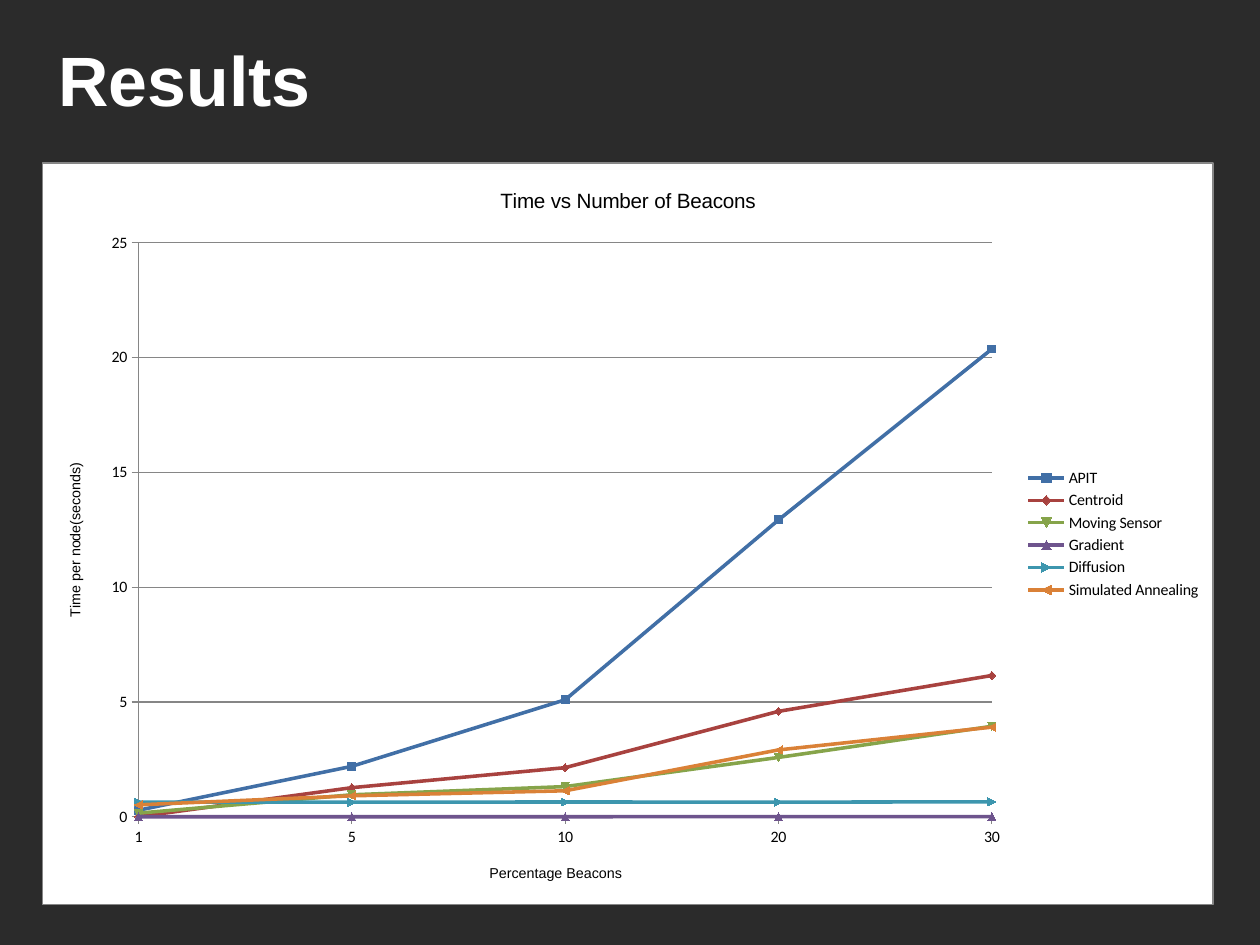
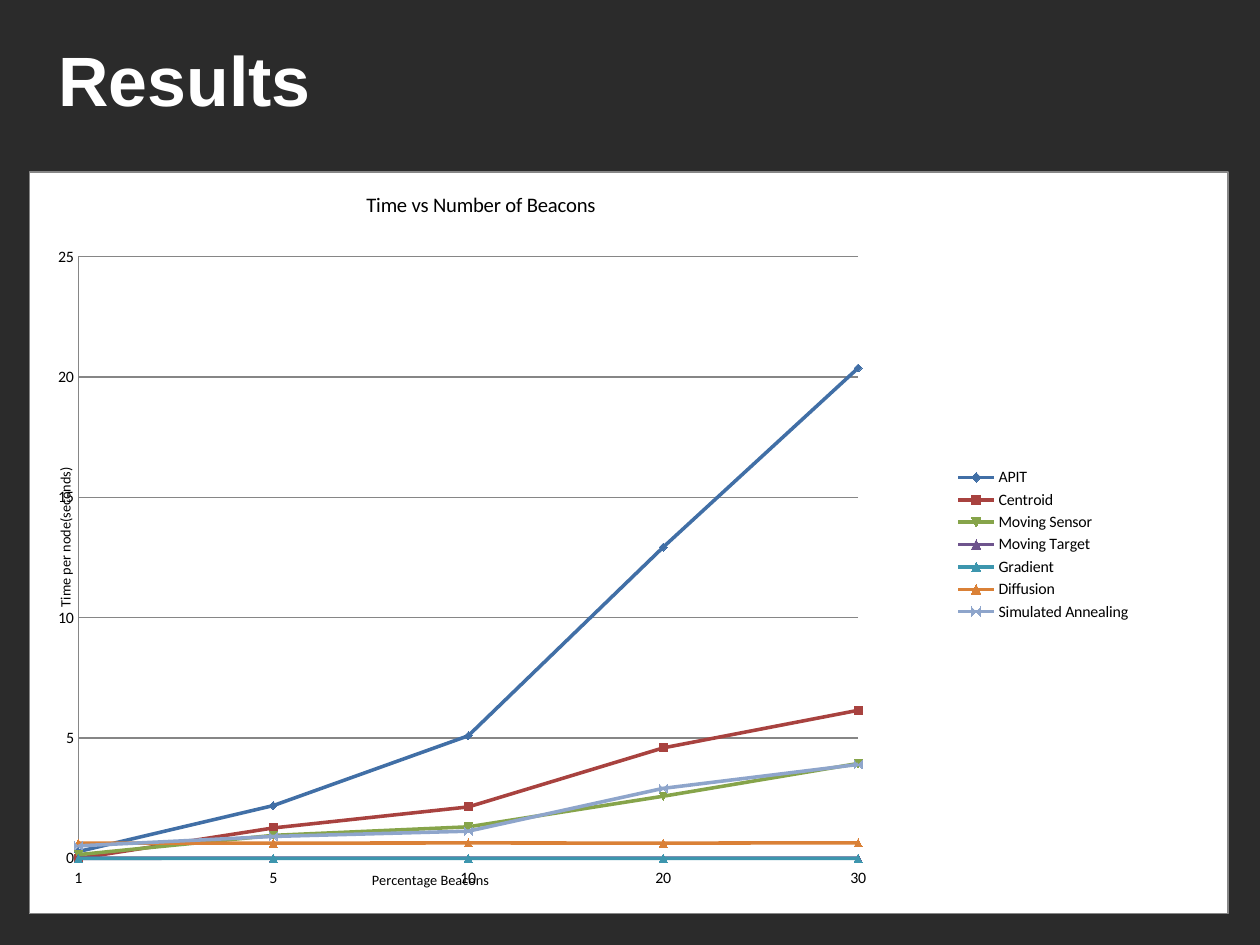
Before and after one commit to rahulaaj/Localization-of-Sensors, a slide deck: slide 19 of Document/presentation.odp (slide 20 before the commit). Drawn at 1260x945 pixels with LibreOffice and Linux fonts; fonts in the diff are those of the drawing; background and template pictures are left out; a plain dark background stands for a picture behind light text. Boxes give left, top, right and bottom in pixels: in the first picture for what was removed or moved away, otherwise in the second. Text is boxed around its words. In the diff, an @@ line names an element or a change of style, - is before the commit and + after.

```diff
--- a/Document/presentation.odp
+++ b/Document/presentation.odp
@@ line chart at <box>29,172,1229,915</box> @@
-Gradient: 0, 0, 0, 0, 0
+Moving Target: 0, 0, 0, 0, 0
-Diffusion: 0.6, 0.6, 0.6, 0.6, 0.7
+Gradient: 0, 0, 0, 0, 0
-Simulated Annealing: 0.5, 0.9, 1.1, 2.9, 3.9
+Diffusion: 0.6, 0.6, 0.6, 0.6, 0.7
+Simulated Annealing: 0.5, 0.9, 1.1, 2.9, 3.9
@@ category axis changed @@
@@ value axis changed @@
@@ plot area changed @@
@@ line chart: place and size @@
-line chart at <box>42,162,1214,906</box>
+line chart at <box>29,172,1229,915</box>
```
Also in this commit, not shown: 4 other slides changed, 1 slide removed, 3 other files.
